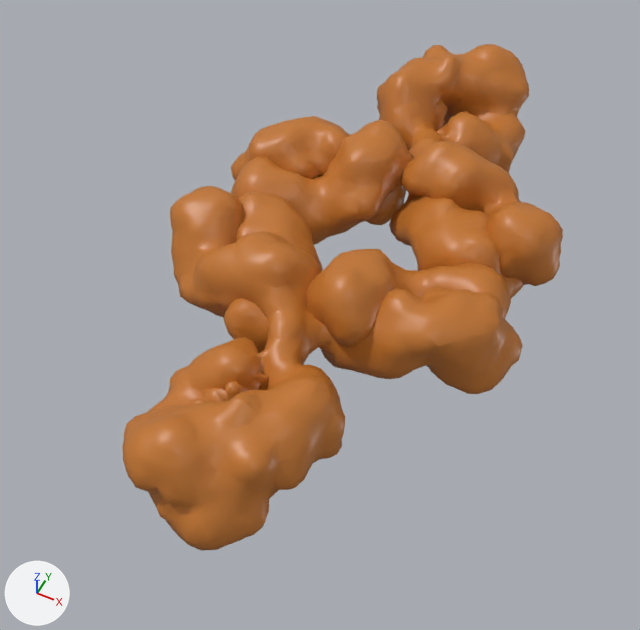
Renders of the COLLADA model data/BloodSerum/geoms/iIgA_Antibody_2mer.dae from each side of a commit.
Before and after are seen from a 50 mm camera at (1.21, -2.45, 2.45) aimed at (0.08, -0.21, -0.35). Lighting does not change. The marker at lower left points along +X, +Y and +Z. Where no turn or scale is listed for an object, it has been applied to the vertices.

The older version as bpy lines, for what is in view:
```python
me_metaball_2 = bpy.data.meshes.new('Metaball.2')
me_metaball_2.from_pydata(...)  # 3296 vertices, 6592 faces; spans x -0.78..0.78, y -0.63..0.77, z -0.29..0.29
me_metaball_2.materials.append(mat_blood)  # orange #c3762e
me_metaball_3 = bpy.data.meshes.new('Metaball.3')
me_metaball_3.from_pydata(...)  # 1726 vertices, 3448 faces; spans x -0.676..0.669, y -0.754..-0.022, z -0.229..0.301
me_metaball_3.materials.append(mat_blood)  # orange #c3762e
me_metaball_5 = bpy.data.meshes.new('Metaball.5')
me_metaball_5.from_pydata(...)  # 3296 vertices, 6592 faces; spans x -0.78..0.78, y -0.77..0.63, z -0.29..0.29
me_metaball_5.materials.append(mat_blood)  # orange #c3762e
me_metaball_6 = bpy.data.meshes.new('Metaball.6')
me_metaball_6.from_pydata(...)  # 1726 vertices, 3448 faces; spans x -0.669..0.676, y 0.022..0.754, z -0.229..0.301
me_metaball_6.materials.append(mat_blood)  # orange #c3762e
ob_metaball_2 = bpy.data.objects.new('Metaball.2', me_metaball_2)
ob_metaball_2.location = (0.15, 0.767, -0.16)
ob_metaball_3 = bpy.data.objects.new('Metaball.3', me_metaball_3)
ob_metaball_3.location = (0.15, 0.767, -0.16)
ob_metaball_5 = bpy.data.objects.new('Metaball.5', me_metaball_5)
ob_metaball_5.location = (0.15, -0.633, -0.16)
ob_metaball_6 = bpy.data.objects.new('Metaball.6', me_metaball_6)
ob_metaball_6.location = (0.15, -0.633, -0.16)
```
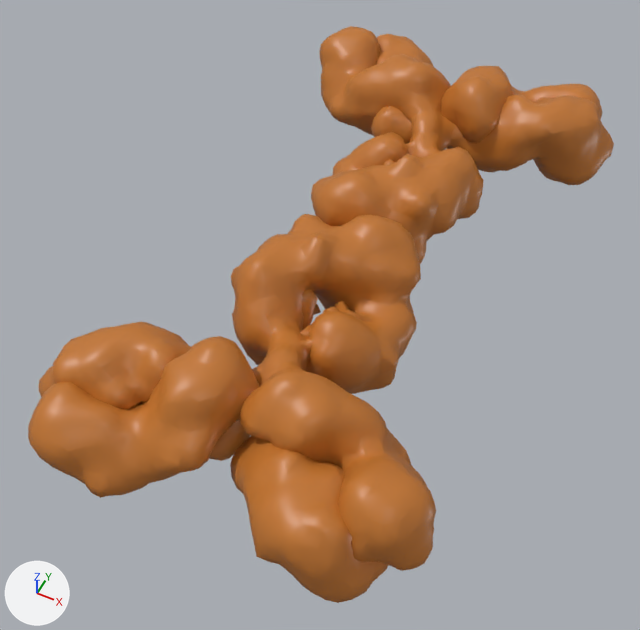
Where the change shows, as pixel boxes (x1, y1, x2, y2) in the pictures (640 x 630 px):
```json
{"object": "Metaball.5", "change": "moved", "before": [122, 186, 523, 551], "after": [311, 26, 614, 264]}
{"object": "Metaball.2", "change": "moved", "before": [231, 44, 563, 286], "after": [39, 214, 436, 571]}
{"object": "Metaball.3", "change": "moved", "before": [231, 120, 524, 298], "after": [28, 336, 389, 603]}
{"object": "Metaball.6", "change": "moved", "before": [224, 192, 511, 353], "after": [371, 34, 602, 144]}
```

Edits to the scene script, one JSON object a line:
```json
{"op": "set", "path": "ob_metaball_2.location", "old": "(0.15, 0.767, -0.16)", "new": "(0.15, -0.633, -0.16)"}
{"op": "set", "path": "ob_metaball_3.location", "old": "(0.15, 0.767, -0.16)", "new": "(0.15, -0.633, -0.16)"}
{"op": "set", "path": "ob_metaball_5.location", "old": "(0.15, -0.633, -0.16)", "new": "(0.15, 0.767, -0.16)"}
{"op": "set", "path": "ob_metaball_6.location", "old": "(0.15, -0.633, -0.16)", "new": "(0.15, 0.767, -0.16)"}
```
